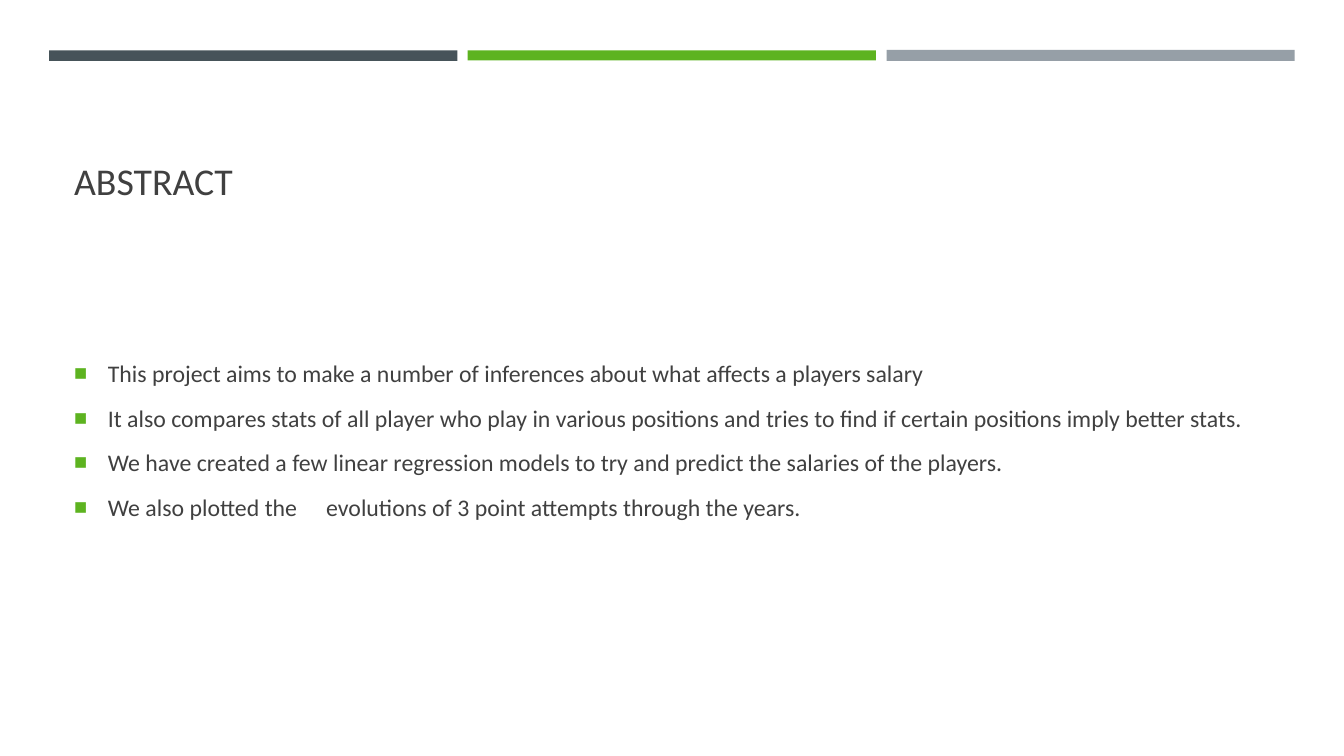
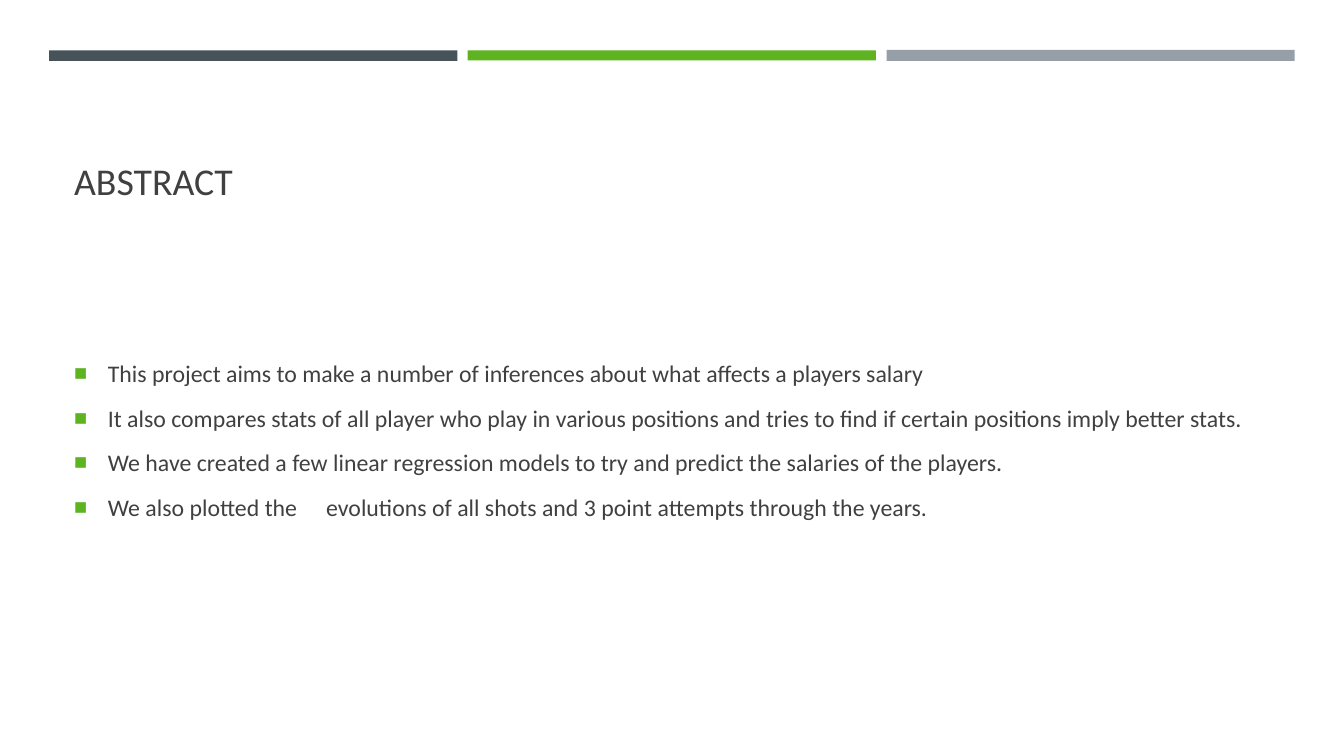
Before and after one commit to 3026joe/NBA_shot_log, a slide deck: slide 2 of Team 8 (NBA Player data and salary prediction).pptx. Drawn at 1344x756 pixels with LibreOffice and Linux fonts; fonts in the diff are those of the drawing. Boxes give left, top, right and bottom in pixels: in the first picture for what was removed or moved away, otherwise in the second. Text is boxed around its words. In the diff, an @@ line names an element or a change of style, - is before the commit and + after.

```diff
--- a/Team 8 (NBA Player data and salary prediction).pptx
+++ b/Team 8 (NBA Player data and salary prediction).pptx
@@ text at (108,499,927,520): text changed @@
-■ We also plotted the evolutions of 3 point attempts through the years.
+■ We also plotted the evolutions of all shots and 3 point attempts through the years.
```
Also in this commit, not shown: 6 other slides changed, 1 other file.
